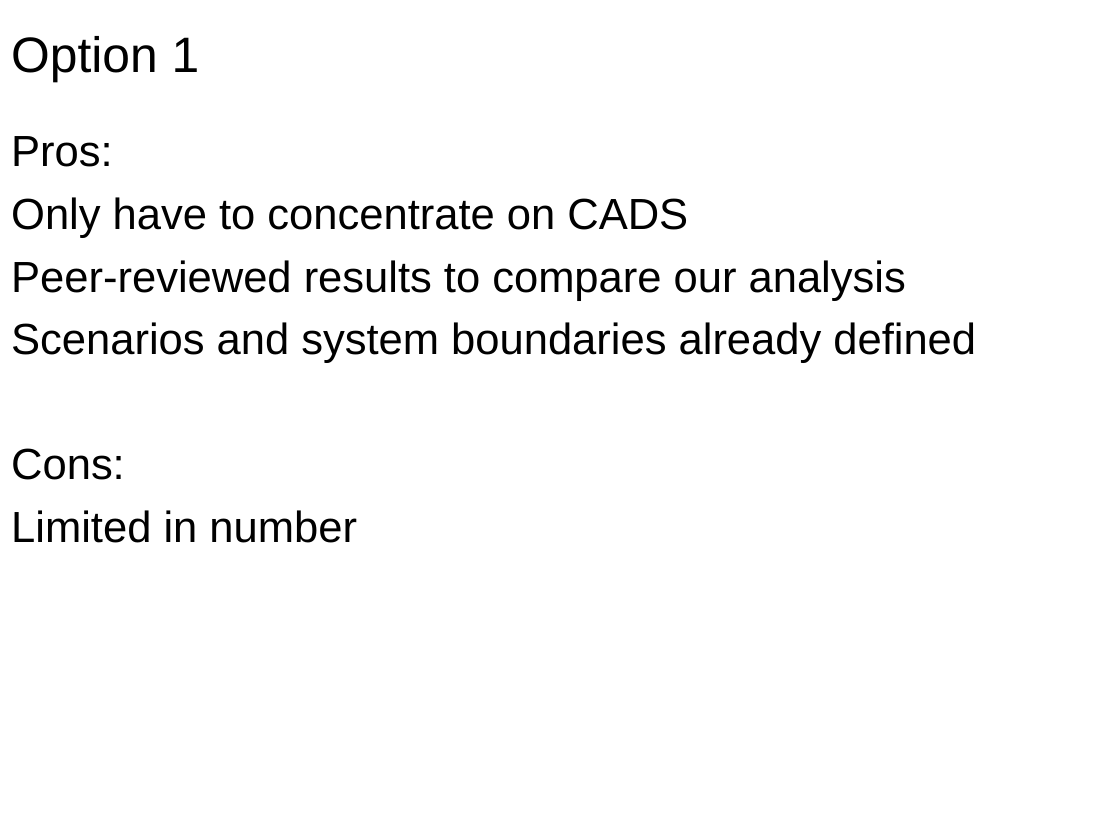
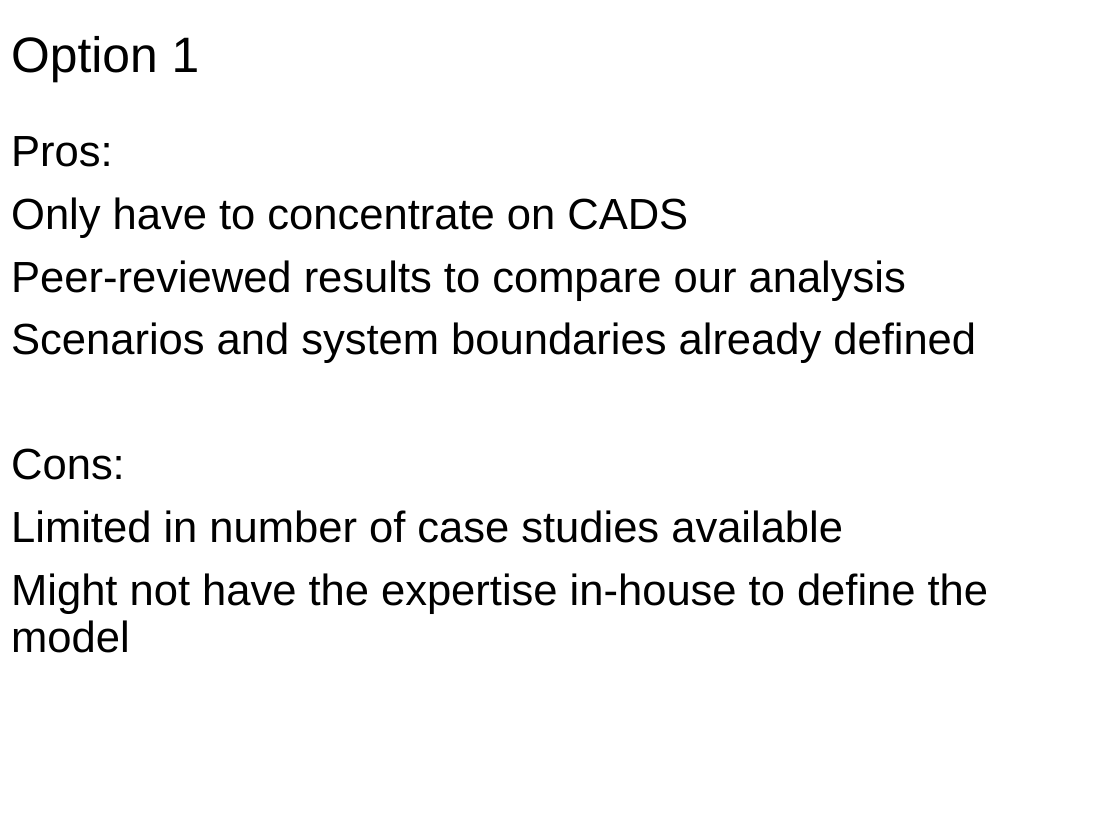
Before and after one commit to chenzhenguo/CADS, a slide deck: slide 7 of 05_Active_Research_Projects/01_research for high impact journal/01_Outlines/ResearchPlans.pptx. Drawn at 1120x840 pixels with LibreOffice and Linux fonts; fonts in the diff are those of the drawing; background and template pictures are left out. Boxes give left, top, right and bottom in pixels: in the first picture for what was removed or moved away, otherwise in the second. Text is boxed around its words. In the diff, an @@ line names an element or a change of style, - is before the commit and + after.

```diff
--- a/05_Active_Research_Projects/01_research for high impact journal/01_Outlines/ResearchPlans.pptx
+++ b/05_Active_Research_Projects/01_research for high impact journal/01_Outlines/ResearchPlans.pptx
@@ text at (11,510,989,653): text changed @@
-Limited in number
+Limited in number of case studies available
+Might not have the expertise in-house to define the model
```
Also in this commit, not shown: 3 other slides changed, 4 slides added, 43 other files.
